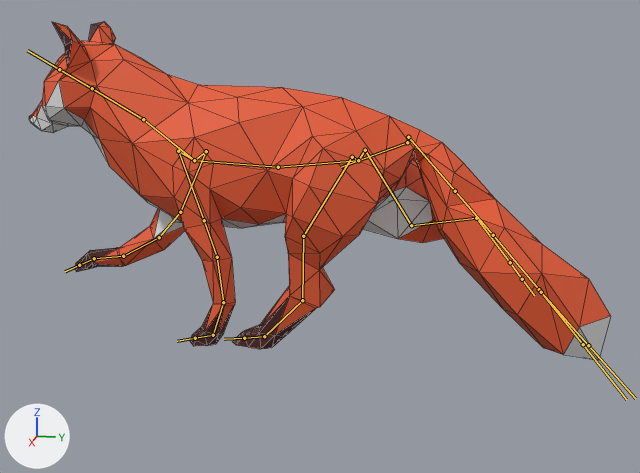
What one commit did to the FBX model Assets/Models/fox.fbx.
One viewpoint serves both versions: a 50 mm camera at (13.59, 3.77, 5.17) aimed at (0.32, 1.11, 1.85). The lights are fixed; the arrows at lower left show +X, +Y and +Z. Both versions are drawn at frame 1 of the action 'Armature|PoseLib'; the numbers are the values there. The bones that bend it are drawn over the model as lines. Mesh edges are drawn as thin lines.
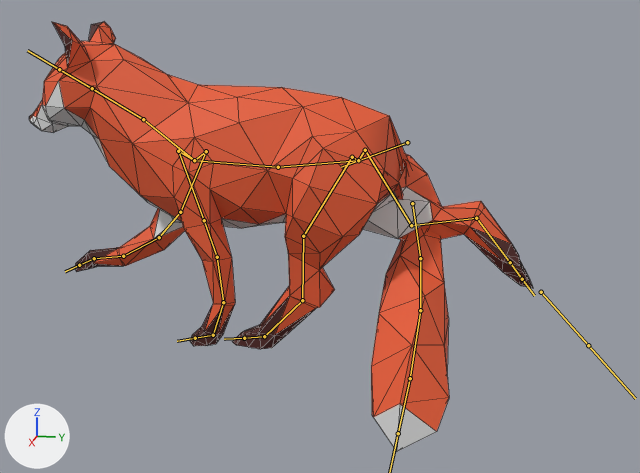
Pixel boxes [x1, y1, x2, y2] of what changed, in the pictures (640 x 473 px):
'Cube', posed (13% narrower, 27% taller): before [29, 22, 611, 360]; after [29, 22, 533, 451]
bone 'tail_1', root to tip: before (408, 137) to (455, 191); after (412, 203) to (420, 258)
bone 'tail_2', root to tip: before (455, 191) to (493, 235); after (420, 258) to (420, 310)
bone 'tail_3', root to tip: before (493, 235) to (539, 289); after (420, 310) to (410, 378)
bone 'tail_4', root to tip: before (539, 289) to (583, 344); after (410, 378) to (398, 433)

Diff of the bpy script that builds the scene:
```diff
--- a/Assets/Models/fox.fbx.py
+++ b/Assets/Models/fox.fbx.py
@@ bone_tail_1 @@
 bone_tail_1 = bpy.data.objects['Armature'].pose.bones['tail_1']  # child of 'body_1'
-bone_tail_1.location = (-0.05, -0.06, 0.06)
-bone_tail_1.rotation_quaternion = (1.0, -0.009, 0.0, -0.014)  # degrees (-1, 0, -2)
+bone_tail_1.location = (-1.07, 0.85, -0.8)
+bone_tail_1.rotation_quaternion = (0.903, -0.176, 0.0, -0.391)  # degrees (-19, -8, -45)
@@ bone_tail_2 @@
 bone_tail_2 = bpy.data.objects['Armature'].pose.bones['tail_2']  # child of 'tail_1'
-bone_tail_2.rotation_quaternion = (1.0, -0.002, 0.0, 0.002)  # degrees (0, 0, 0)
+bone_tail_2.rotation_quaternion = (0.996, -0.082, 0.0, 0.028)  # degrees (-9, 0, 3)
@@ bone_tail_3 @@
 bone_tail_3 = bpy.data.objects['Armature'].pose.bones['tail_3']  # child of 'tail_2'
-bone_tail_3.rotation_quaternion = (1.0, -0.003, 0.0, 0.0)  # degrees (0, 0, 0)
+bone_tail_3.rotation_quaternion = (0.997, -0.071, 0.0, -0.018)  # degrees (-8, 0, -2)
@@ bone_tail_4 @@
 bone_tail_4 = bpy.data.objects['Armature'].pose.bones['tail_4']  # child of 'tail_3'
-bone_tail_4.rotation_quaternion = (1.0, -0.002, 0.0, -0.001)  # degrees (0, 0, 0)
-bone_tail_4.scale = (1.0, 0.99, 1.0)
+bone_tail_4.rotation_quaternion = (1.0, -0.01, 0.0, -0.018)  # degrees (-1, 0, -2)
+bone_tail_4.scale = (1.0, 0.77, 1.0)
```
